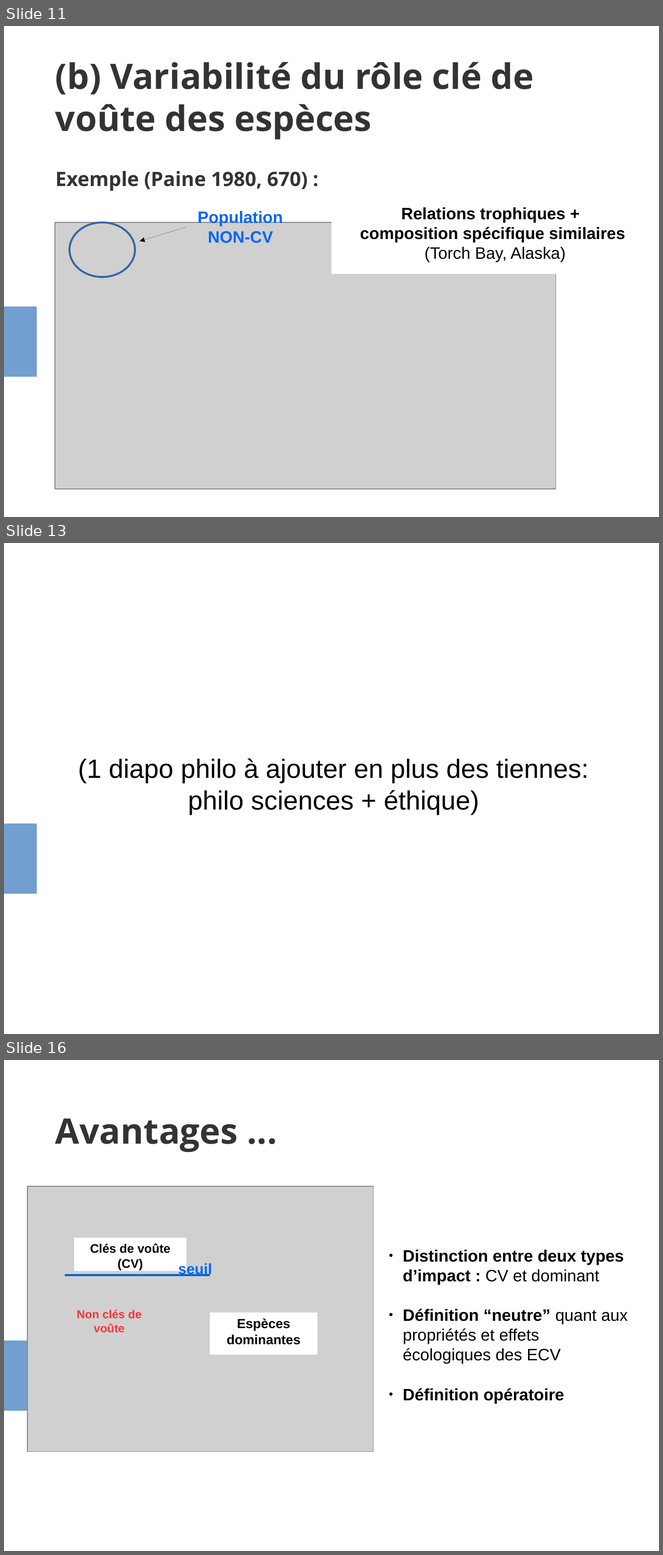
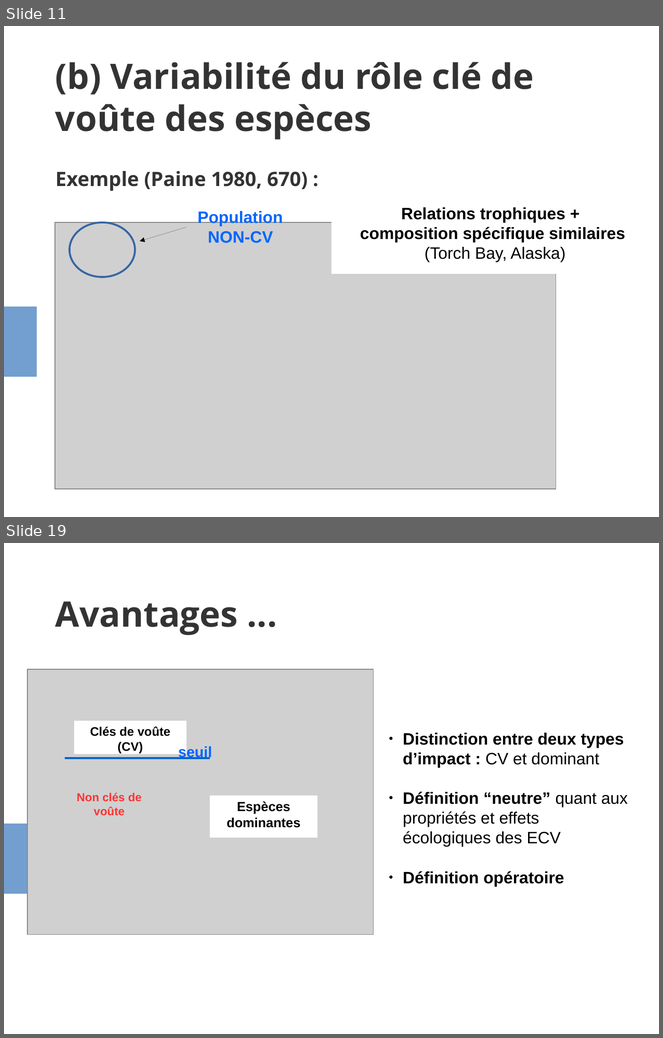
Before and after one commit to evadelmas/keystone_concept, a slide deck: presentation_LEIPS.odp. Shown one above the other, each under a label of ours: slides 11, 13 and 16 before the commit, slides 11 and 19 after it; the slides between them are not shown. The pictures are 663x1555 and 663x1038 pixels, drawn with LibreOffice and Linux fonts; fonts in the diff are those of the drawing; grey boxes stand for pictures. Boxes give left, top, right and bottom in pixels: in the first picture for what was removed or moved away, otherwise in the second. Text is boxed around its words. In the diff, an @@ line names an element or a change of style, - is before the commit and + after.

```diff
--- a/presentation_LEIPS.odp
+++ b/presentation_LEIPS.odp
@@ slide 13 removed at bbox=[4, 543, 659, 1034], background #FFFFFF; not listed: 1 template element that a slide beside it also shows @@
@@ subtitle removed at bbox=[78, 758, 589, 815] @@
-(1 diapo philo à ajouter en plus des tiennes: philo sciences + éthique)
@@ what was slide 16 is now slide 19 @@
```
Also in this commit, not shown: 5 slides changed, 4 slides added, 1 other file.
